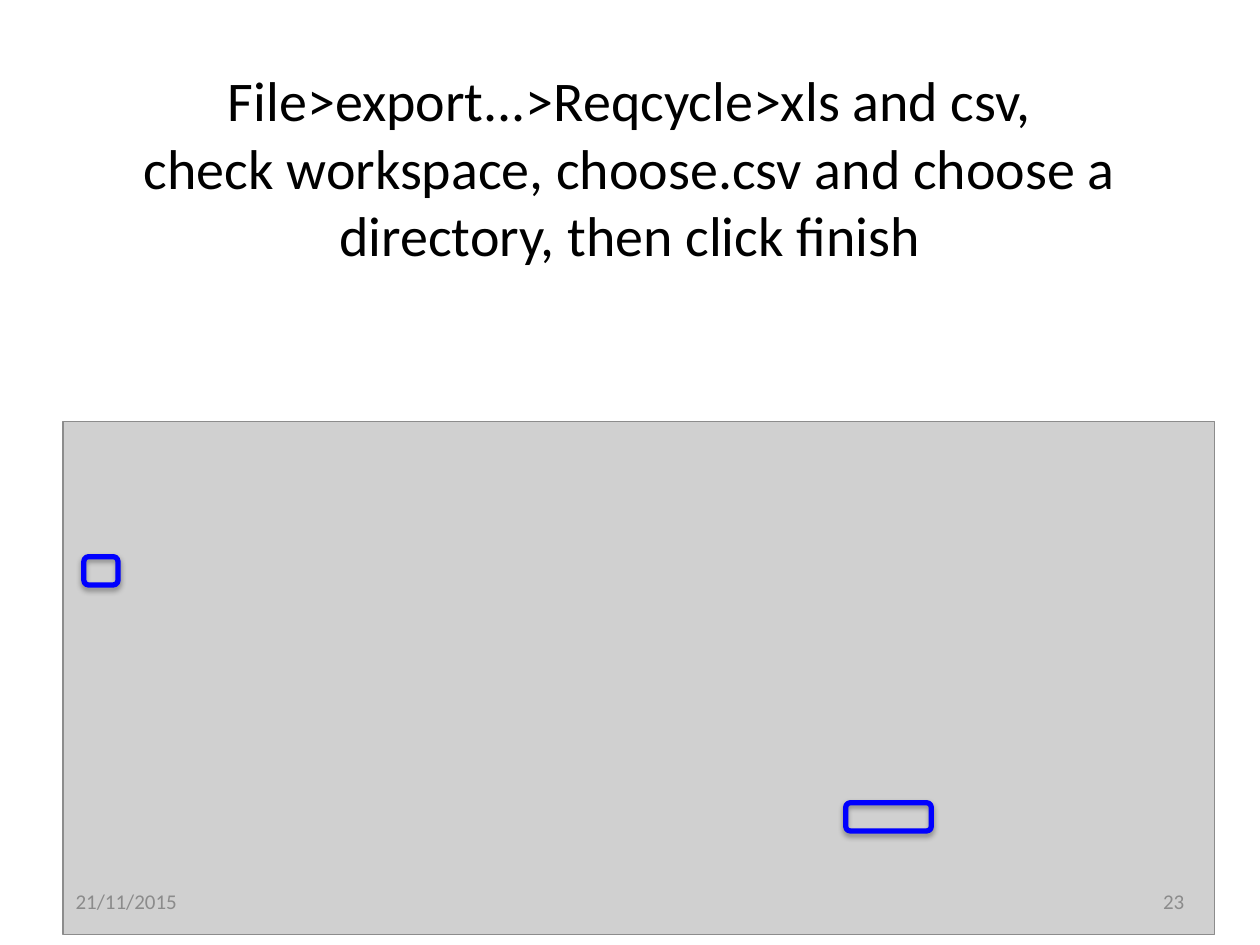
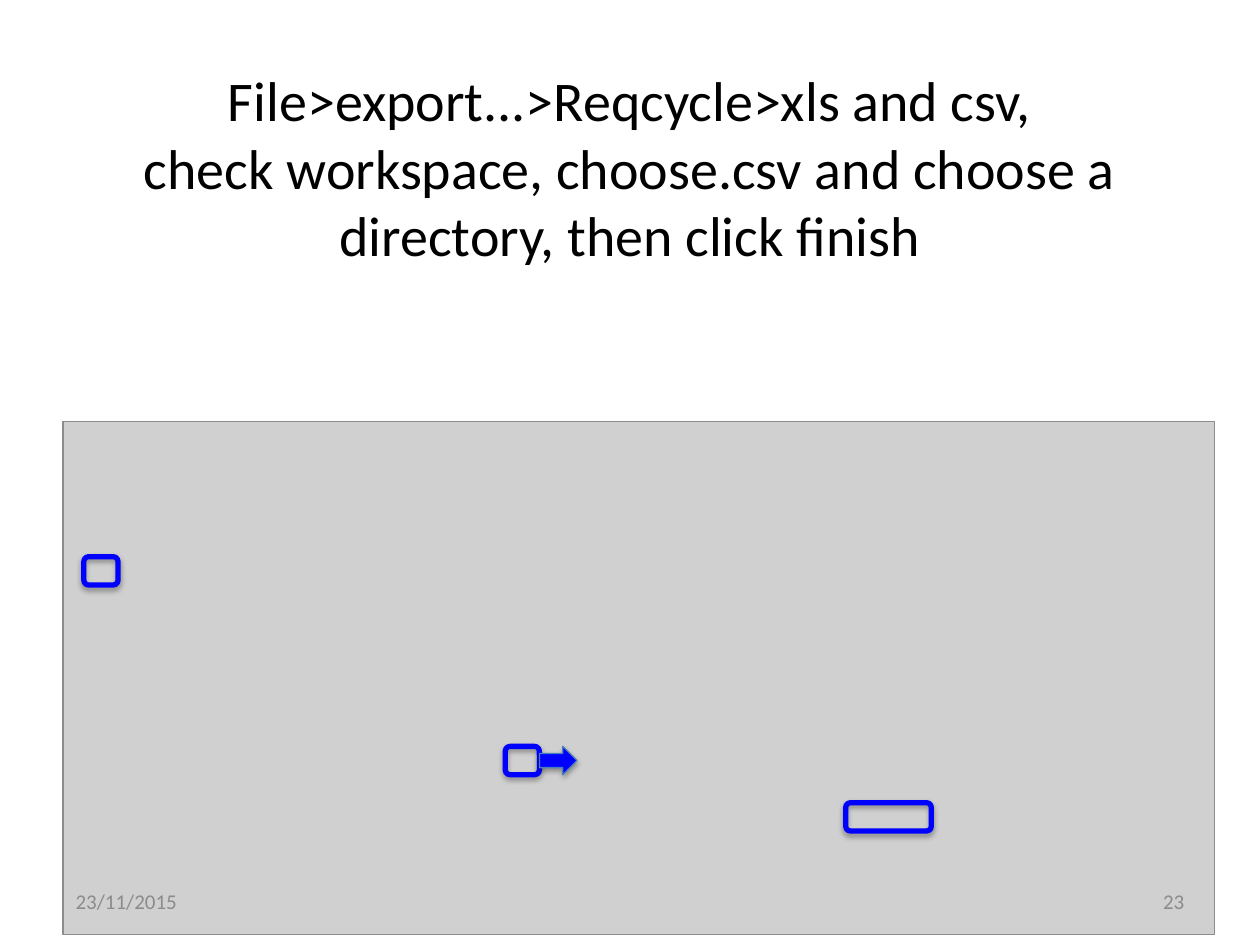
Before and after one commit to openETCS/toolchain, a slide deck: slide 23 of T7.3/TraceabilityArchitecture/reqCycleUse/ReqCyclePossibleUseForArchitectureVerification-V2.pptx. Drawn at 1260x945 pixels with LibreOffice and Linux fonts; fonts in the diff are those of the drawing; grey boxes stand for pictures. Boxes give left, top, right and bottom in pixels: in the first picture for what was removed or moved away, otherwise in the second. Text is boxed around its words. In the diff, an @@ line names an element or a change of style, - is before the commit and + after.

```diff
--- a/T7.3/TraceabilityArchitecture/reqCycleUse/ReqCyclePossibleUseForArchitectureVerification-V2.pptx
+++ b/T7.3/TraceabilityArchitecture/reqCycleUse/ReqCyclePossibleUseForArchitectureVerification-V2.pptx
@@ rounded rectangle added at (505, 746, 539, 774), outline #0000FF 3 pt @@
@@ right arrow added at (539, 746, 577, 774), fill #0000FF, outline #4B7EBC 0.75 pt @@
@@ text at (76, 895, 177, 910): text changed @@
-21/11/2015
+23/11/2015
```
Also in this commit, not shown: 31 other slides changed, 7 other files.
